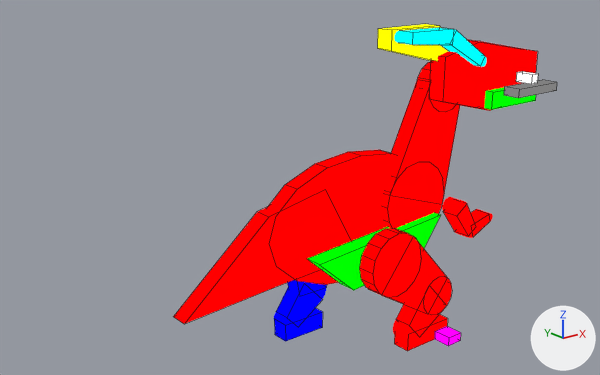
The Blender file assets-source/blender/dinos/parasaurolophus.blend as it was, and as the next commit left it.
The view is the same before and after, from a 50 mm lens placed at (-34.6, -62.9, 43.8), pointed at (15.5, -0.2, 18.8). Arrows for +X, +Y and +Z are at lower right; the lights stay in place. The older version comes first. Mesh edges are drawn as thin lines on the coarser meshes.

Objects in the first picture: 'DinoTycoon_parasaurolophus_Pose0_belly', 'DinoTycoon_parasaurolophus_Pose0_far_1', 'DinoTycoon_parasaurolophus_Pose0_far_foot', 'DinoTycoon_parasaurolophus_Pose0_head', 'DinoTycoon_parasaurolophus_Pose0_near_0', 'DinoTycoon_parasaurolophus_Pose0_near_1', 'DinoTycoon_parasaurolophus_Pose0_near_joint_0', 'DinoTycoon_parasaurolophus_Pose0_neck_0', 'DinoTycoon_parasaurolophus_Pose0_neck_joint_0', 'DinoTycoon_parasaurolophus_Pose0_tail', 'DinoTycoon_parasaurolophus_Pose0_trunk', 'DinoTycoon_parasaurolophus_Pose0_tube_crest' and 21 more.
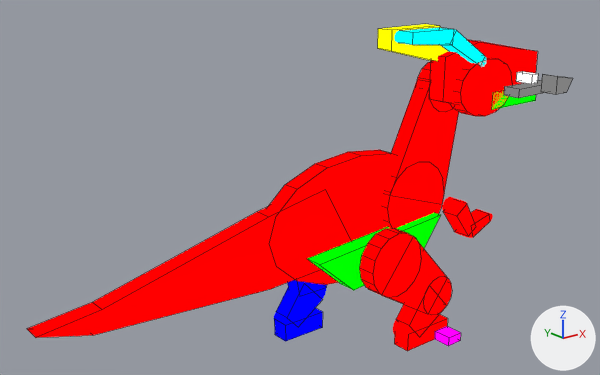
The newer file is also turned or shifted as a whole; pictures and numbers use the older file's frame.

Changed parts and their boxes (x1, y1, x2, y2) in the pictures (600 x 375 px):
'DinoTycoon_parasaurolophus_Pose0_tail', reshaped (83% wider, 10% taller)
    before: (173, 190, 347, 324)
    after: (27, 190, 347, 338)
'DinoTycoon_parasaurolophus_Pose0_cheek', added (red)
    after: (450, 58, 512, 116)
'DinoTycoon_parasaurolophus_Pose0_beak', added
    after: (541, 75, 573, 95)

The change, as a list of edits to the scene's bpy script:
```text
Change me_dinotycoon_parasaurolophus_pose0_tail:
    used by ob_dinotycoon_parasaurolophus_pose0_tail; location = (0.0, 0.0, 0.0)
    verts and faces of me_dinotycoon_parasaurolophus_pose0_tail; kept vertices keep their numbers, new ones are numbered from 10
    before: 0 (18.2, -1.0, 18.2) at pixel (325, 189), 1 (11.0, -1.0, 16.8) at pixel (268, 217), 2 (1.0, -1.0, 8.4) at pixel (184, 324), 3 (11.0, -1.0, 9.1) at pixel (269, 289), 4 (23.0, -1.0, 9.8)
    before: 5 (18.2, 1.0, 18.2), 6 (11.0, 1.0, 16.8) at pixel (256, 211), 7 (1.0, 1.0, 8.4) at pixel (173, 316), 8 (11.0, 1.0, 9.1), 9 (23.0, 1.0, 9.8)
    remove me_dinotycoon_parasaurolophus_pose0_tail.from_pydata(...)  # 10 vertices, 7 faces; spans x 1.0..23.0, y -1.0..1.0, z 8.4..18.2
    add me_dinotycoon_parasaurolophus_pose0_tail.from_pydata(...)  # 14 vertices, 9 faces; spans x -13.0..23.0, y -1.0..1.0, z 9.1..18.2
    me_dinotycoon_parasaurolophus_pose0_tail part 1
    add delete_vertices([2, 7])  # with the faces that use them
    add verts[10] = (-7.0, -1.0, 12.2)  # pixel (102, 309)
    add verts[11] = (-13.0, -1.0, 11.6)  # pixel (35, 337)
    add verts[12] = (-8.0, -1.0, 10.1)  # pixel (93, 335)
    add for new, old in zip([13, 14, 15], [10, 11, 12]): verts[new] = verts[old] + (0.0, 2.0, 0.0)
    add faces += [(0, 4, 3, 12, 11, 10, 1), (5, 6, 13, 14, 15, 8, 9), (1, 10, 13, 6), (10, 11, 14, 13), (11, 12, 15, 14), (3, 8, 15, 12)]
Add me_dinotycoon_parasaurolophus_pose0_beak:
    me_dinotycoon_parasaurolophus_pose0_beak.from_pydata([(61.0, -9.0, 28.0), (64.0, -9.0, 27.5), (63.0, -9.0, 26.0), (61.0, -9.0, 26.0), (61.0, -7.0, 28.0), (64.0, -7.0, 27.5), (63.0, -7.0, 26.0), (61.0, -7.0, 26.0)], [], [(3, 2, 1, 0), (4, 5, 6, 7), (0, 1, 5, 4), (1, 2, 6, 5), (2, 3, 7, 6), (3, 0, 4, 7)])
    me_dinotycoon_parasaurolophus_pose0_beak.materials.append(mat_dinotycoon_role_m)  # grey #808080
Add me_dinotycoon_parasaurolophus_pose0_cheek:
    me_dinotycoon_parasaurolophus_pose0_cheek.from_pydata(...)  # a 16-sided cylinder along y spanning x 49.6..58.4, y -5.0..-3.0, z 23.8..30.2
    me_dinotycoon_parasaurolophus_pose0_cheek.materials.append(mat_dinotycoon_role_b)  # red #ff0000
Add ob_dinotycoon_parasaurolophus_pose0_beak:
    ob_dinotycoon_parasaurolophus_pose0_beak = bpy.data.objects.new('DinoTycoon_parasaurolophus_Pose0_beak', me_dinotycoon_parasaurolophus_pose0_beak)
    ob_dinotycoon_parasaurolophus_pose0_beak.location = (-16.0, 0.0, 0.0)
Add ob_dinotycoon_parasaurolophus_pose0_cheek:
    ob_dinotycoon_parasaurolophus_pose0_cheek = bpy.data.objects.new('DinoTycoon_parasaurolophus_Pose0_cheek', me_dinotycoon_parasaurolophus_pose0_cheek)
    ob_dinotycoon_parasaurolophus_pose0_cheek.location = (-16.0, 0.0, 0.0)
```
